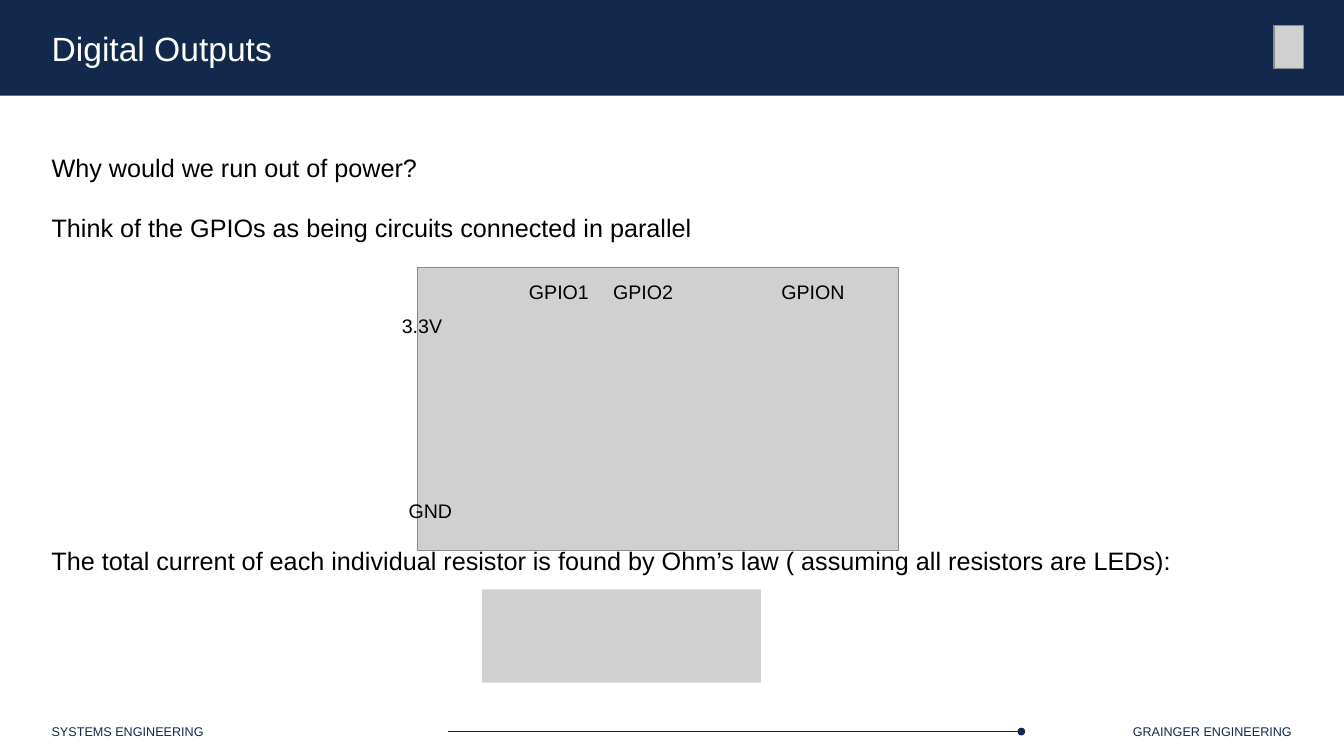
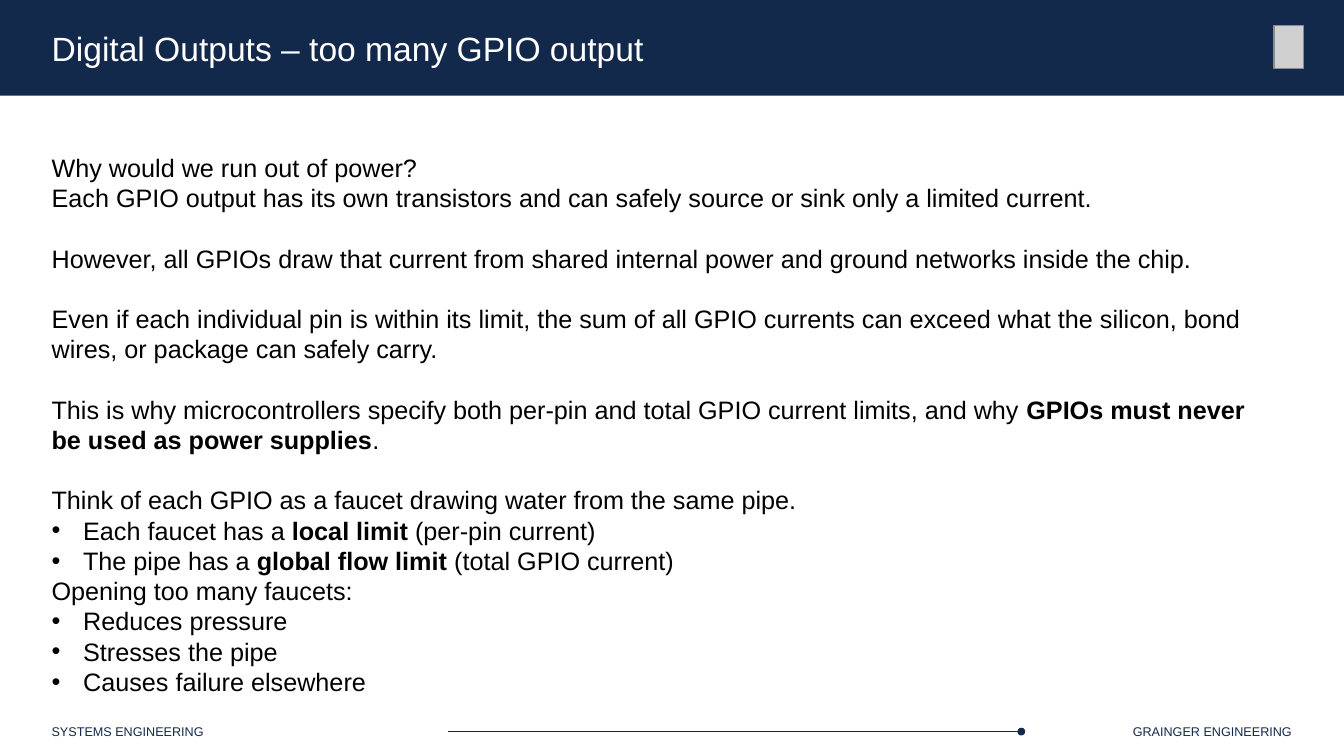
Before and after one commit to Marius-Juston/SE-423---Class-Material, a slide deck: slide 16 of Lectures/Slides/L3.pptx (slide 9 before the commit). Drawn at 1344x756 pixels with LibreOffice and Linux fonts; fonts in the diff are those of the drawing; grey boxes stand for pictures. Boxes give left, top, right and bottom in pixels: in the first picture for what was removed or moved away, otherwise in the second. Text is boxed around its words. In the diff, an @@ line names an element or a change of style, - is before the commit and + after.

```diff
--- a/Lectures/Slides/L3.pptx
+++ b/Lectures/Slides/L3.pptx
@@ text at <box>52,36,643,68</box>: text changed @@
-Digital Outputs
+Digital Outputs – too many GPIO output
@@ text at <box>52,188,1244,692</box>: text changed @@
-Think of the GPIOs as being circuits connected in parallel
+Each GPIO output has its own transistors and can safely source or sink only a limited current.
+However, all GPIOs draw that current from shared internal power and ground networks inside the chip.
+Even if each individual pin is within its limit, the sum of all GPIO currents can exceed what the silicon, bond wires, or package can safely carry.
+This is why microcontrollers specify both per-pin and total GPIO current limits, and why GPIOs must never be used as power supplies.
+Think of each GPIO as a faucet drawing water from the same pipe.
+• Each faucet has a local limit (per-pin current)
+• The pipe has a global flow limit (total GPIO current)
+Opening too many faucets:
+• Reduces pressure
+• Stresses the pipe
+• Causes failure elsewhere
@@ group removed at <box>402,267,899,551</box>: 5 texts, 1 picture @@
-3.3V
-GND
-GPIO1
-GPIO2
-GPION
@@ text removed at <box>51,550,1171,576</box> @@
-The total current of each individual resistor is found by Ohm’s law ( assuming all resistors are LEDs):
@@ picture removed at <box>482,590,761,684</box> @@
```
Also in this commit, not shown: 3 other slides changed.
